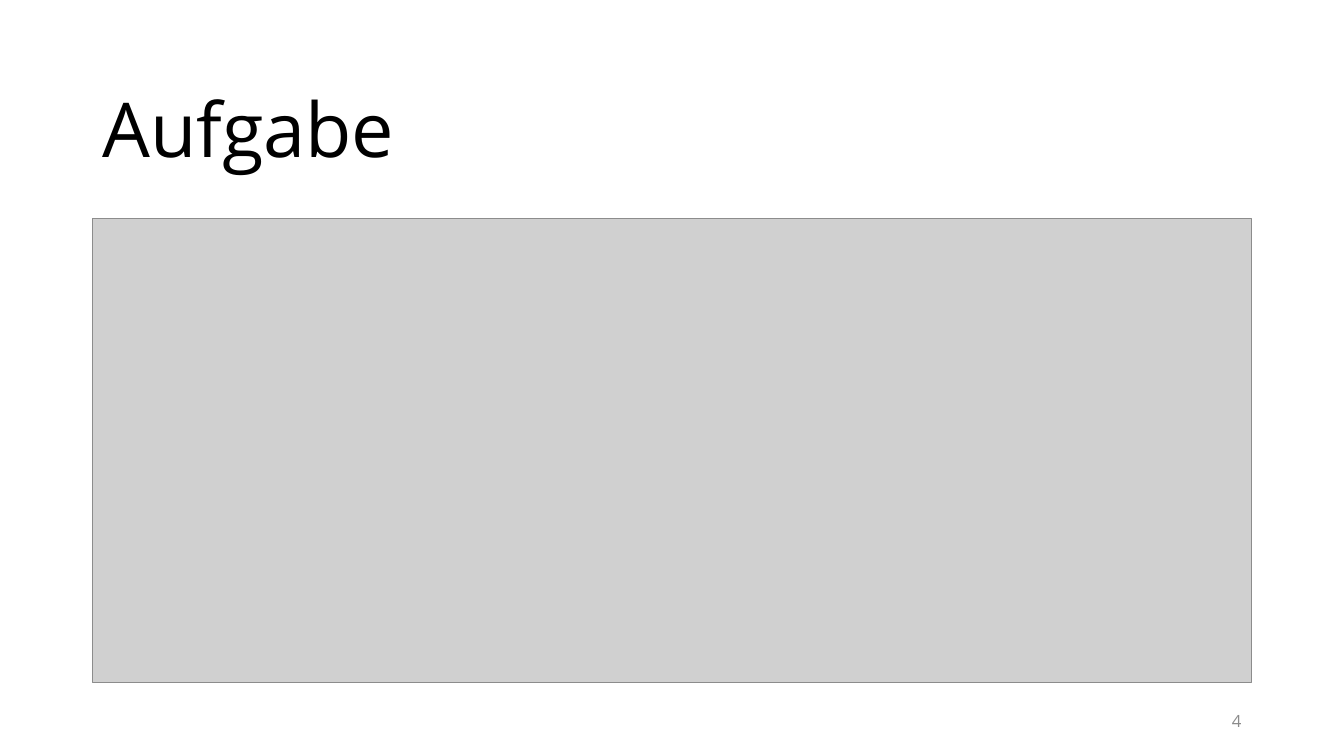
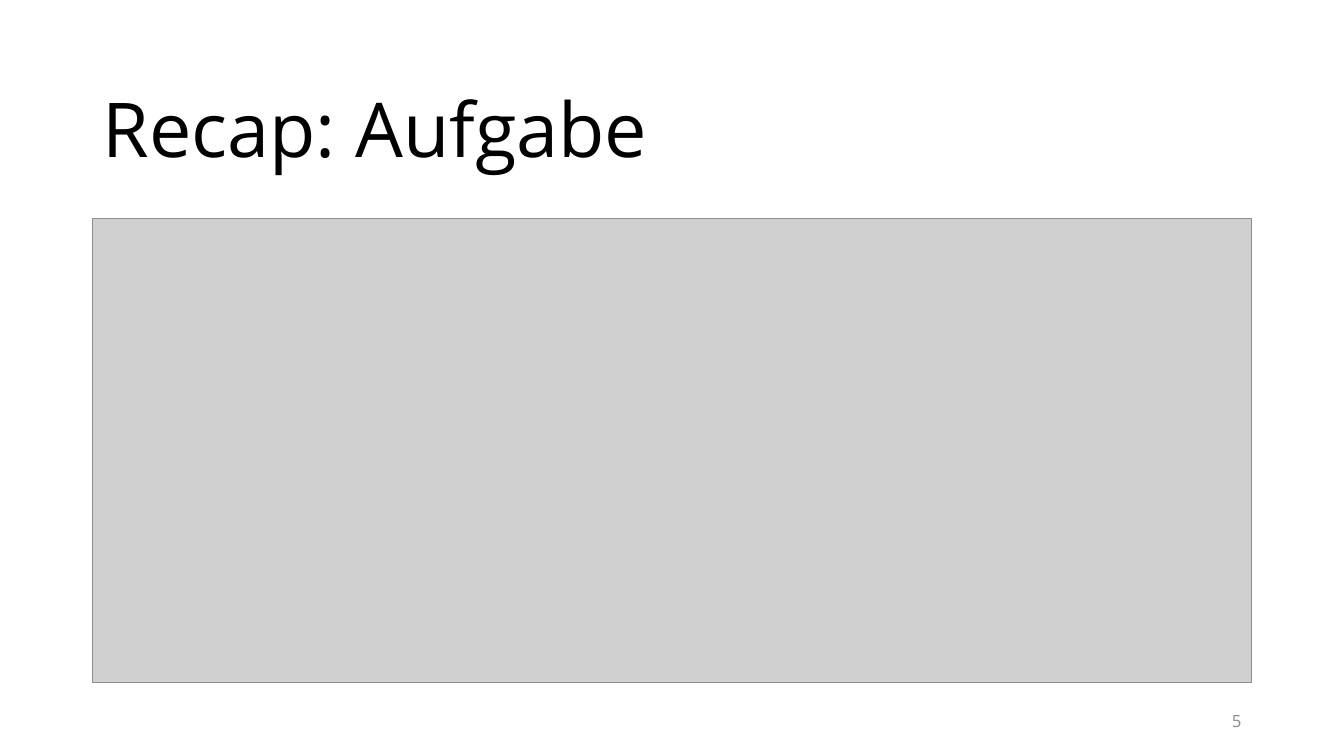
Before and after one commit to raphaeldas/js-advanced, a slide deck: slide 5 of papers/lektion-2.pptx (slide 4 before the commit). Drawn at 1344x756 pixels with LibreOffice and Linux fonts; fonts in the diff are those of the drawing; grey boxes stand for pictures; background and template pictures are left out. Boxes give left, top, right and bottom in pixels: in the first picture for what was removed or moved away, otherwise in the second. Text is boxed around its words. In the diff, an @@ line names an element or a change of style, - is before the commit and + after.

```diff
--- a/papers/lektion-2.pptx
+++ b/papers/lektion-2.pptx
@@ title at <box>102,99,648,176</box>: text changed @@
-Aufgabe
+Recap: Aufgabe
@@ page number at <box>1232,715,1242,727</box>: text changed @@
-4
+5
```
Also in this commit, not shown: 2 other slides changed, 1 slide added, 1 slide removed, 1 other file.
